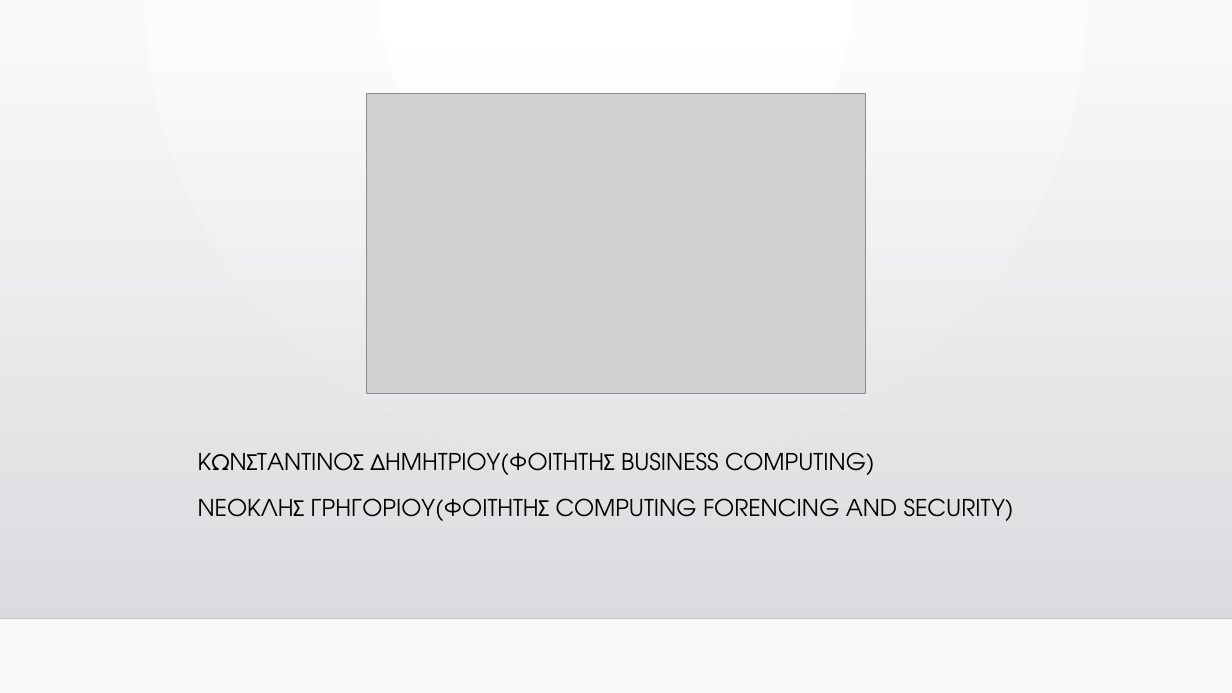
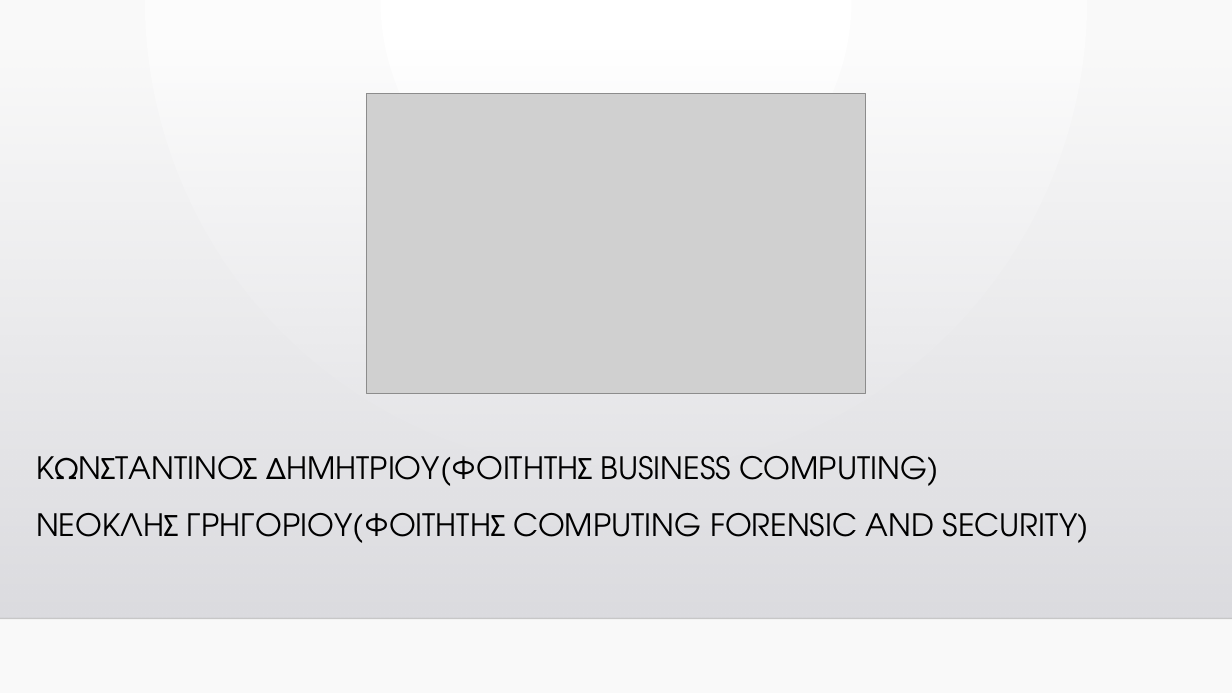
Before and after one commit to hackathon-cyinsurtech/Flash, a slide deck: slide 1 of Presentation.pptx. Drawn at 1232x693 pixels with LibreOffice and Linux fonts; fonts in the diff are those of the drawing; grey boxes stand for pictures; background and template pictures are left out. Boxes give left, top, right and bottom in pixels: in the first picture for what was removed or moved away, otherwise in the second. Text is boxed around its words. In the diff, an @@ line names an element or a change of style, - is before the commit and + after.

```diff
--- a/Presentation.pptx
+++ b/Presentation.pptx
@@ subtitle "ΚΩΝΣΤΑΝΤΙΝΟΣ ΔΗΜΗΤΡΙΟΥ(ΦΟΙΤΗΤΗΣ BUSINESS COMPUTING)": place and size @@
-subtitle "ΚΩΝΣΤΑΝΤΙΝΟΣ ΔΗΜΗΤΡΙΟΥ(ΦΟΙΤΗΤΗΣ BUSINESS COMPUTING)" at [198,452,1014,521]
+subtitle "ΚΩΝΣΤΑΝΤΙΝΟΣ ΔΗΜΗΤΡΙΟΥ(ΦΟΙΤΗΤΗΣ BUSINESS COMPUTING)" at [36,456,1090,543]
@@ subtitle at [36,456,938,486]: size 18 to 24 pt in "ΚΩΝΣΤΑΝΤΙΝΟΣ ΔΗΜΗΤΡΙΟΥ(ΦΟΙΤΗΤΗΣ BUSINESS COMPUTING)" @@
@@ subtitle at [36,513,1090,543]: text changed; size 18 to 24 pt @@
-ΝΕΟΚΛΗΣ ΓΡΗΓΟΡΙΟΥ(ΦΟΙΤΗΤΗΣ COMPUTING FORENCING AND SECURITY)
+ΝΕΟΚΛΗΣ ΓΡΗΓΟΡΙΟΥ(ΦΟΙΤΗΤΗΣ COMPUTING FORENSIC AND SECURITY)
```
Also in this commit, not shown: 6 other slides changed.
